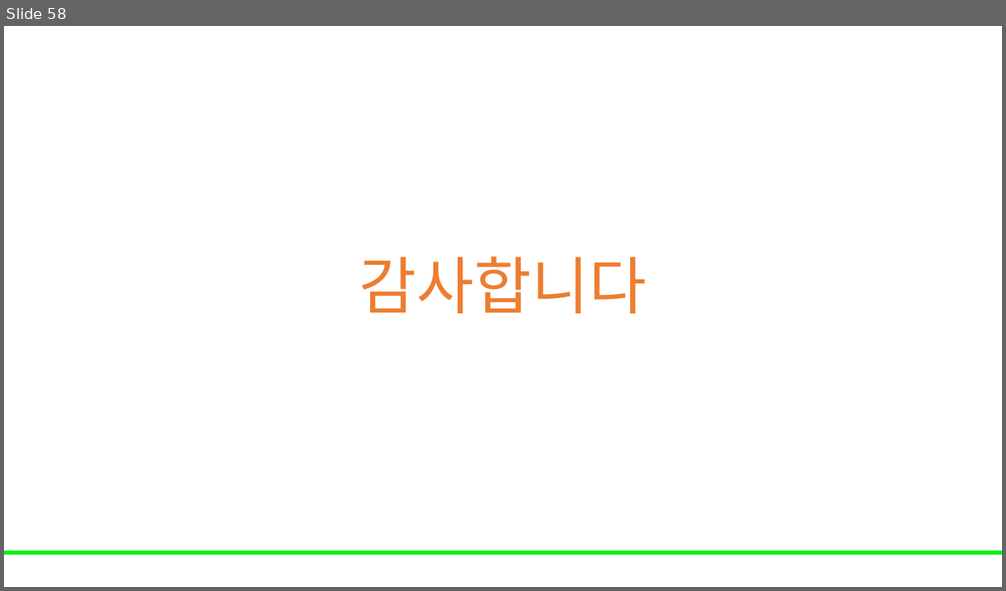
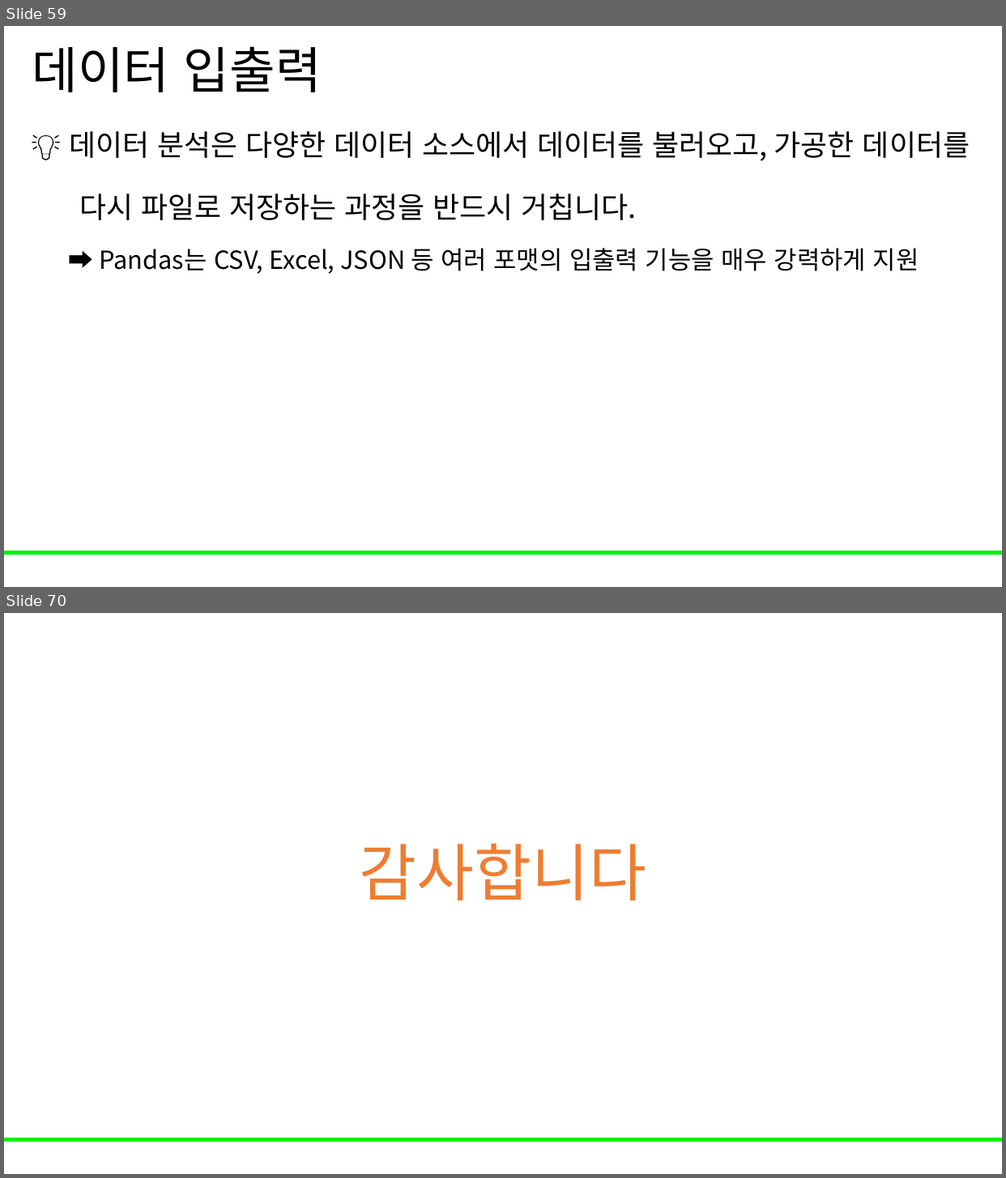
Before and after one commit to Leader-Lesson/KDT_RE_5th, a slide deck: material/3_데이터분석/05_pandas.pptx. Shown one above the other, each under a label of ours: slide 58 before the commit, slides 59 and 70 after it; the slides between them are not shown. The pictures are 1006x591 and 1006x1178 pixels, drawn with LibreOffice and Linux fonts; fonts in the diff are those of the drawing; background and template pictures are left out. Boxes give left, top, right and bottom in pixels: in the first picture for what was removed or moved away, otherwise in the second. Text is boxed around its words. In the diff, an @@ line names an element or a change of style, - is before the commit and + after.

```diff
--- a/material/3_데이터분석/05_pandas.pptx
+++ b/material/3_데이터분석/05_pandas.pptx
@@ slide 59 added at (4, 26, 1002, 587), background #FFFFFF; not listed: 1 template element that a slide beside it also shows @@
@@ title added at (32, 46, 322, 92), 48 pt, text #000000 @@
+데이터 입출력
@@ text added at (69, 131, 970, 274), 28 pt, text #000000 @@
+💡 데이터 분석은 다양한 데이터 소스에서 데이터를 불러오고, 가공한 데이터를
+다시 파일로 저장하는 과정을 반드시 거칩니다.
+  ➡️ Pandas는 CSV, Excel, JSON 등 여러 포맷의 입출력 기능을 매우 강력하게 지원
@@ what was slide 58 is now slide 70 @@
```
Also in this commit, not shown: 49 slides changed, 11 other slides added, 2 other files.
